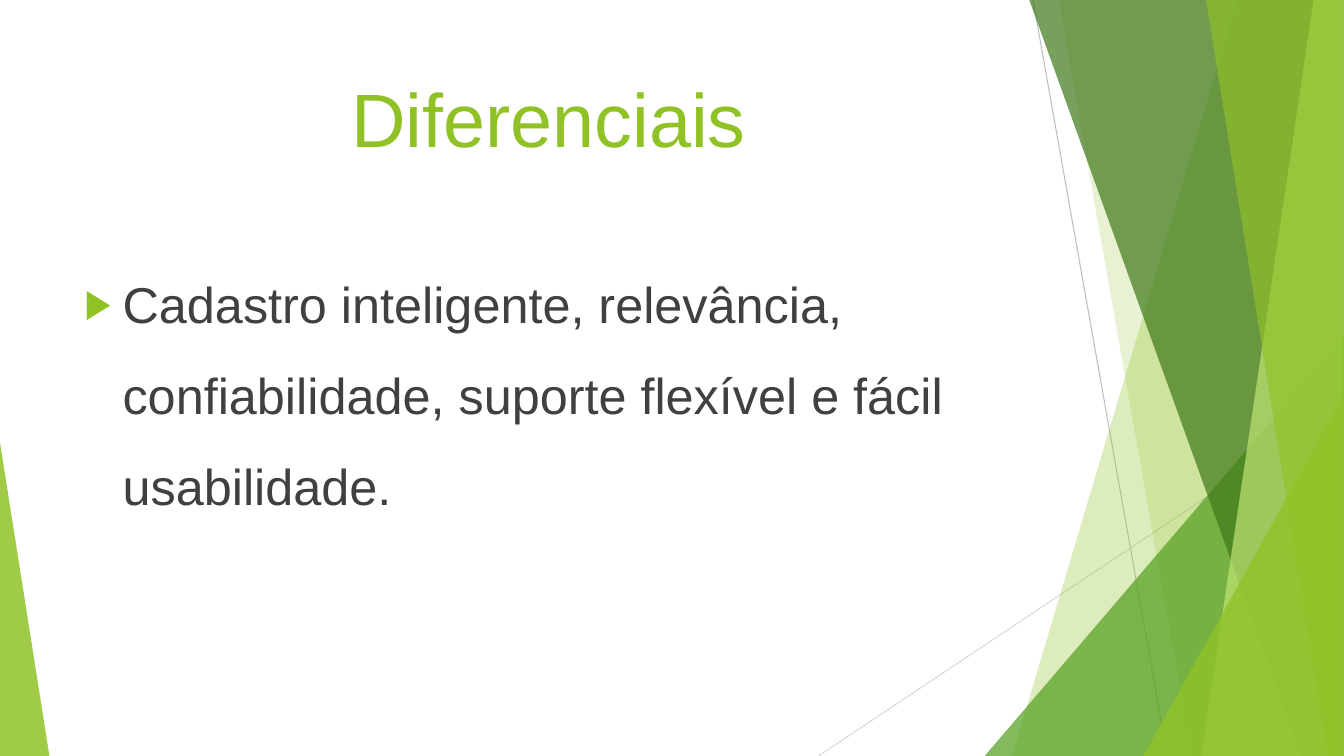
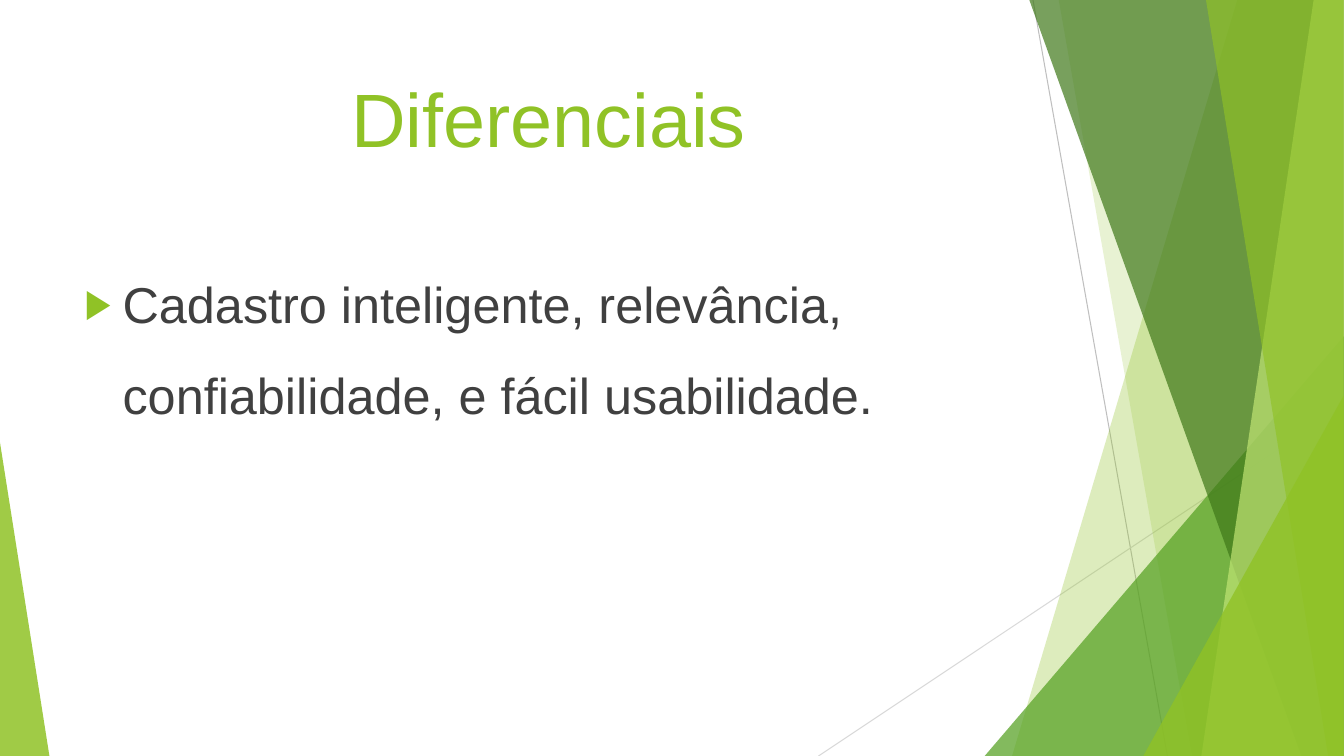
Before and after one commit to ProjetoAC/AlunoGo, a slide deck: slide 5 of Aluno.pptx. Drawn at 1344x756 pixels with LibreOffice and Linux fonts; fonts in the diff are those of the drawing. Boxes give left, top, right and bottom in pixels: in the first picture for what was removed or moved away, otherwise in the second. Text is boxed around its words. In the diff, an @@ line names an element or a change of style, - is before the commit and + after.

```diff
--- a/Aluno.pptx
+++ b/Aluno.pptx
@@ text at (123, 286, 873, 421): text changed @@
-▶ Cadastro inteligente, relevância, confiabilidade, suporte flexível e fácil usabilidade.
+▶ Cadastro inteligente, relevância, confiabilidade, e fácil usabilidade.
```
Also in this commit, not shown: 1 other slide changed, 1 slide added, 1 other file.
